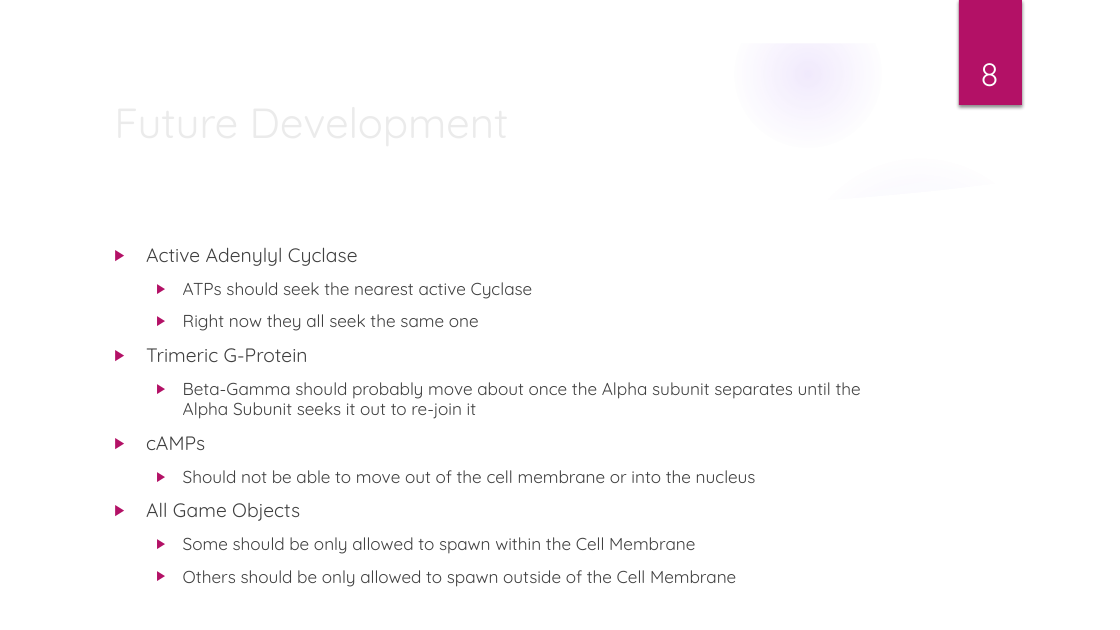
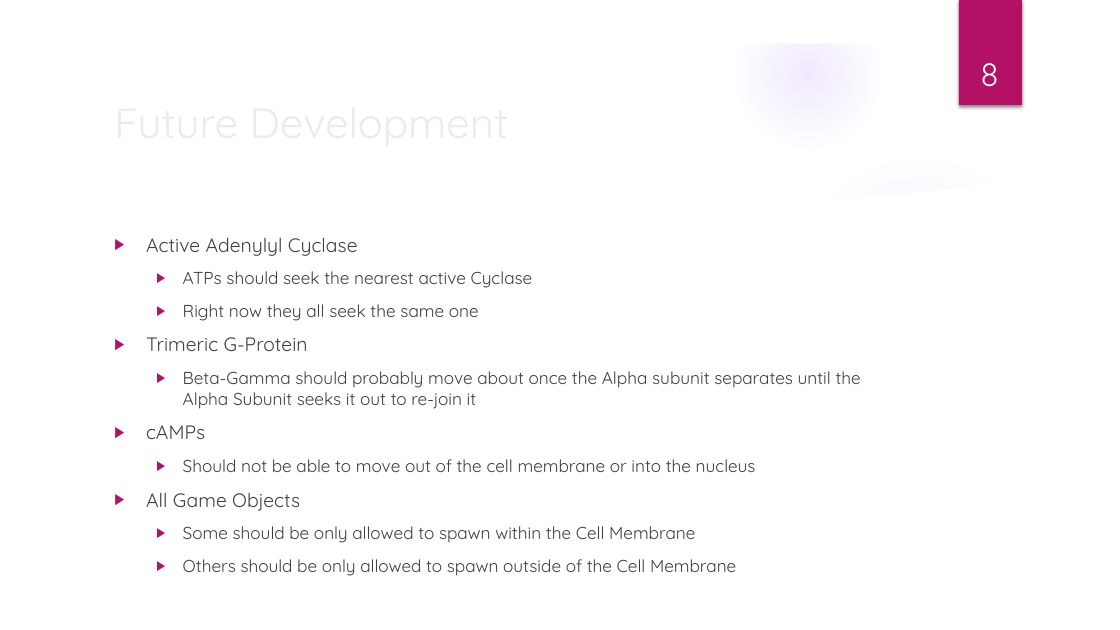
Before and after one commit to BioRubeBotProject/biorubebot-dev, a slide deck: slide 9 of Documents/Fall2021/BioRube_FinalPresentation.pptx. Drawn at 1120x630 pixels with LibreOffice and Linux fonts; fonts in the diff are those of the drawing; background and template pictures are left out. Boxes give left, top, right and bottom in pixels: in the first picture for what was removed or moved away, otherwise in the second. Text is boxed around its words. In the diff, an @@ line names an element or a change of style, - is before the commit and + after.

```diff
--- a/Documents/Fall2021/BioRube_FinalPresentation.pptx
+++ b/Documents/Fall2021/BioRube_FinalPresentation.pptx
@@ text "Active Adenylyl Cyclase": place and size @@
-text "Active Adenylyl Cyclase" at <box>146,247,861,587</box>
+text "Active Adenylyl Cyclase" at <box>146,237,861,576</box>
```
Also in this commit, not shown: 3 other slides changed.
